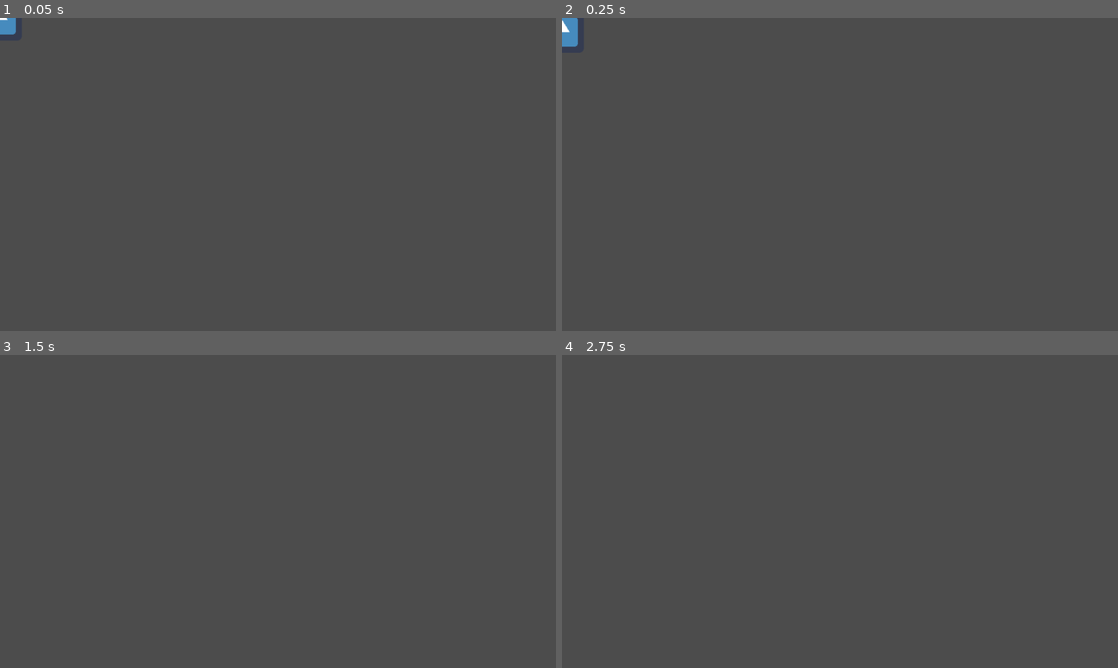
Above: before the commit, frames 1-4 (two rows, left to right).
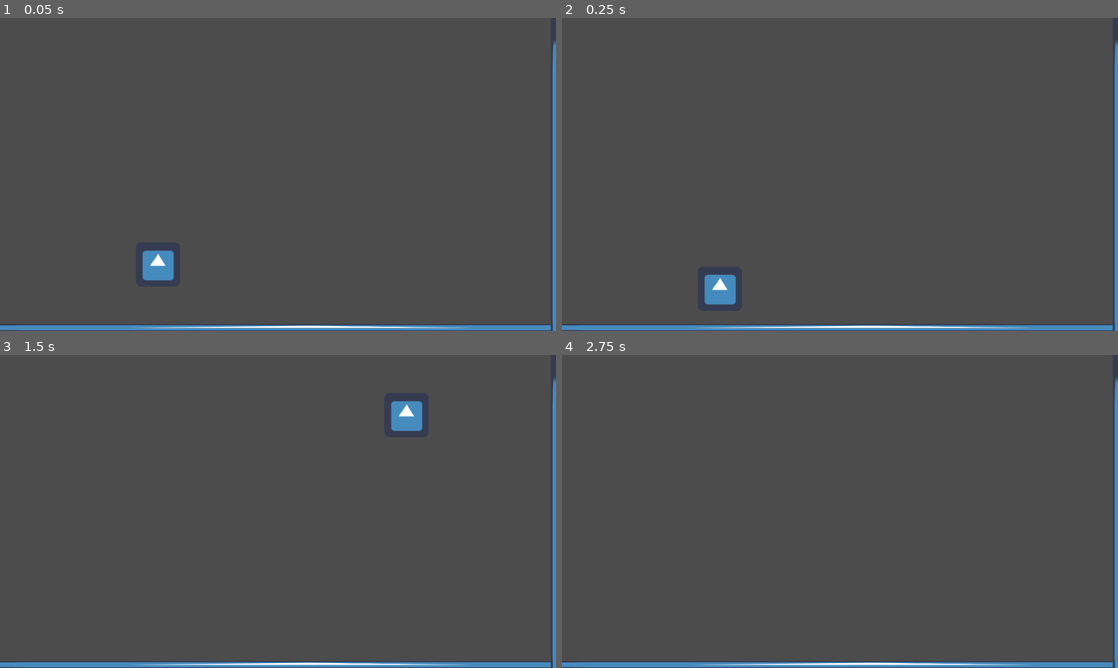
Above: after the commit, the same moments.

Repository: Hexanix/Flighter
Game: Godot game, scene res://Scenes/Main.tscn
Two runs of this game, one before a commit and one after it. Both use one fixed random seed, a clock stepped at 60 frames per second and the inputs below. The engine's default icon, where the game draws it, is replaced by a stand-in: a white triangle on a blue panel in a dark square.
Inputs:
- Up to frame 1 (0.05 s): no input
- Up to frame 2 (0.25 s): no input
- Up to frame 3 (1.5 s): hold Right (ui_right) 0.53-1.28 s; tap Space (dash) at 0.6 s; tap Z (wingflap) at 0.77, 0.8, 1.07, 1.35 s; hold Left (ui_left) from 1.28 s (still down)
- Up to frame 4 (2.75 s): tap Z (wingflap) at 1.52, 1.82, 2.3 s; tap Space (dash) at 1.55, 2.1 s; tap Enter at 2 s; release Left (ui_left) at 2.03 s; hold Right (ui_right) from 2.03 s (still down)

The runs differ from the first frame. In frame 1, 3.0% of the frame differs, in the area x 0-100%, y 0-100%; in frame 2, 3.1%; in frame 3, 2.9%; in frame 4, 2.3%.

Commit message:
Ground done
Movement on ground is good, as well as in the air.
Starting work on walls

Diff:
--- a/Scenes/Main.tscn
+++ b/Scenes/Main.tscn
@@ -1,8 +1,10 @@
-[gd_scene load_steps=5 format=2]
+[gd_scene load_steps=7 format=2]
 
 [ext_resource path="res://Scenes/VarNodes/GroupsNode.tscn" type="PackedScene" id=1]
 [ext_resource path="res://Scenes/Player.tscn" type="PackedScene" id=2]
 [ext_resource path="res://Scripts/Terrain/Ground.gd" type="Script" id=3]
+[ext_resource path="res://icon.png" type="Texture" id=4]
+[ext_resource path="res://Scripts/Terrain/Wall.gd" type="Script" id=5]
 
 [sub_resource type="RectangleShape2D" id=1]
 extents = Vector2( 611.408, 10 )
@@ -16,16 +18,32 @@
 [node name="Groups" parent="World/VarNodes" instance=ExtResource( 1 )]
 
 [node name="playerNode" parent="World" instance=ExtResource( 2 )]
-position = Vector2( 87.5, 252.5 )
+position = Vector2( 454.196, 705.049 )
 scale = Vector2( 1.98438, 1.98438 )
 
 [node name="Floor" type="StaticBody2D" parent="World"]
-position = Vector2( 849.796, 826.5 )
+position = Vector2( 855.453, 888.725 )
 scale = Vector2( 2.24363, 1.17188 )
 script = ExtResource( 3 )
 
 [node name="CollisionShape2D" type="CollisionShape2D" parent="World/Floor"]
 shape = SubResource( 1 )
-__meta__ = {
-"_edit_lock_": true
-}
+
+[node name="Sprite" type="Sprite" parent="World/Floor"]
+position = Vector2( 5.04248, 1.20668 )
+scale = Vector2( 19.1218, 0.283467 )
+texture = ExtResource( 4 )
+
+[node name="Wall" type="StaticBody2D" parent="World"]
+position = Vector2( 1599.85, 615.672 )
+rotation = 1.57079
+scale = Vector2( 2.24363, 1.17188 )
+script = ExtResource( 5 )
+
+[node name="CollisionShape2D" type="CollisionShape2D" parent="World/Wall"]
+shape = SubResource( 1 )
+
+[node name="Sprite" type="Sprite" parent="World/Wall"]
+position = Vector2( -53.5776, -3.61968 )
+scale = Vector2( 8.58358, 0.509759 )
+texture = ExtResource( 4 )
--- a/Scenes/Player.tscn
+++ b/Scenes/Player.tscn
@@ -1,6 +1,5 @@
-[gd_scene load_steps=5 format=2]
+[gd_scene load_steps=4 format=2]
 
-[ext_resource path="res://Scripts/Player.gd" type="Script" id=1]
 [ext_resource path="res://icon.png" type="Texture" id=2]
 [ext_resource path="res://Scripts/PlayerBody.gd" type="Script" id=3]
 
@@ -8,13 +7,12 @@
 extents = Vector2( 30, 10 )
 
 [node name="playerNode" type="Node2D"]
-script = ExtResource( 1 )
-
-[node name="Sprite" type="Sprite" parent="."]
-texture = ExtResource( 2 )
 
 [node name="RigidBody2D" type="KinematicBody2D" parent="."]
 script = ExtResource( 3 )
+
+[node name="Sprite" type="Sprite" parent="RigidBody2D"]
+texture = ExtResource( 2 )
 
 [node name="CollisionShape2D" type="CollisionShape2D" parent="RigidBody2D"]
 position = Vector2( 0, -2.05407e-05 )
--- a/Scenes/VarNodes/GroupsNode.tscn
+++ b/Scenes/VarNodes/GroupsNode.tscn
@@ -1,6 +1,7 @@
 [gd_scene load_steps=2 format=2]
 
-[ext_resource path="res://GroupsEnums.gd" type="Script" id=1]
+[ext_resource path="res://Scripts/Group/GroupsEnums.gd" type="Script" id=1]
+
 
 [node name="GroupsVarNode" type="Node"]
 
--- a/GroupsEnums.gd
+++ b/Scripts/Group/GroupsEnums.gd
@@ -3,9 +3,9 @@
 enum terrainGroups{
 	ground,
 	wall,
-	spikes,
 	ceiling
 }
+
 
 func getValue(var enumObj, var enumValue):
 	return enumObj.keys()[enumValue]
--- a/Scripts/Player.gd
+++ b/Scripts/Player.gd
@@ -11,5 +11,5 @@
 	pass
 
 func _process(delta):
-	position = nodePlayerBody.position
+
 	pass
--- a/Scripts/PlayerBody.gd
+++ b/Scripts/PlayerBody.gd
@@ -40,7 +40,6 @@
 	parry
 }
 
-
 var currentMoveState
 var currentActionState
 
@@ -109,6 +108,11 @@
 		if Input.is_action_just_pressed("wingflap"):
 				velocityToAdd.y = 0
 				velocityToAdd.y += flapPower
+	#WALL_CLING
+	elif currentMoveState == stateMovement.wall_cling:
+		if Input.is_action_just_pressed("wingflap"):
+			velocityToAdd.y += flapPower/2
+
 
 	pass
 
@@ -129,6 +133,7 @@
 	for i in range(get_slide_count()):
 		var currentCollider = get_slide_collision(i).get_collider()
 
+		#GROUND
 		if currentCollider.is_in_group("ground"):
 			velocity.y = 0
 
@@ -140,7 +145,12 @@
 				currentMoveState = stateMovement.moving_ground
 				return
 				pass
+
+		#WALL
 		elif currentCollider.is_in_group("wall"):
+			#Get wall's slipperiness
+			velocity.y = currentCollider.slipFactor
+
 			currentMoveState = stateMovement.wall_cling
 			return
 			pass
@@ -162,48 +172,6 @@
 
 #Dash slowdown handle
 func dash_handle():
-	pass
-
-#Includes:
-#	- Friction
-#	- Dash slowdown
-#	- Gravity
-func natural_forces_handle(moveState):
-	#Add Gravity. Number dividing represents how slowly gravity will stack.
-	velocity.y += gravity/7
-
-	#If correct state, check rubberband force
-	if moveState == stateMovement.moving_ground:
-		friction_handle()
-
-	elif moveState == stateMovement.dash:
-		dash_handle()
-		pass
-
-func _physics_process(delta):
-
-	#Input handler event
-	input_handle()
-
-	#State handler
-	state_handle()
-
-	#Handle rubberbanding of movement
-	natural_forces_handle(currentMoveState)
-
-	#Regulate velocity
-	velocity.x += velocityToAdd.x
-	velocity.y += velocityToAdd.y
-
-	#Have a separate velocity for dashing, which is added post-clamp
-	#and has a different rubberbanding force than normal movement
-	velocity.y = clamp(velocity.y, velocity_VerLimit.x, velocity_VerLimit.y)
-	velocity.x = clamp(velocity.x, velocity_HorLimit.x, velocity_HorLimit.y)
-
-
-
-	#TODO: Make this pretty
-	#Add the dash to velocity
 	velocity += velocityDash
 
 	#Dash downwind
@@ -217,6 +185,43 @@
 			velocityToAdd.x  = 0
 	pass
 
+#Includes:
+#	- Friction
+#	- Dash slowdown - NOT WORKING IN THIS FUNCTION
+#	- Gravity
+func natural_forces_handle(moveState):
+	#Add Gravity. Number dividing represents how slowly gravity will stack.
+	velocity.y += gravity/7
+
+	#If correct state, check rubberband force
+	if moveState == stateMovement.moving_ground:
+		friction_handle()
+
+	pass
+
+func _physics_process(delta):
+
+	#Input handler event
+	input_handle()
+
+	#State handler
+	state_handle()
+
+	#Handle rubberbanding of movement
+	natural_forces_handle(currentMoveState)
+
+	#Regulate velocity
+	velocity.x += velocityToAdd.x
+	velocity.y += velocityToAdd.y
+
+	#Have a separate velocity for dashing, which is added post-clamp
+	#and has a different rubberbanding force than normal movement
+	velocity.y = clamp(velocity.y, velocity_VerLimit.x, velocity_VerLimit.y)
+	velocity.x = clamp(velocity.x, velocity_HorLimit.x, velocity_HorLimit.y)
+
+	#Dash Handling happens here for now.
+	dash_handle()
+
 	#Move
 	move_and_slide(velocity*delta)
 
--- a/Scripts/Terrain/Ground.gd
+++ b/Scripts/Terrain/Ground.gd
@@ -13,6 +13,7 @@
 
 func _ready():
 	varNode = get_node("../VarNodes/Groups")
+
 	group_adding()
 
 	pass
--- /dev/null
+++ b/Scripts/Terrain/Wall.gd
@@ -0,0 +1,27 @@
+extends StaticBody2D
+
+#nodes for varNodes
+var varNode_Group
+
+#Terrain-specific variables
+export var slipFactor = 0
+
+
+func group_adding(var varNode):
+	#Wall
+	add_to_group(varNode.getValue(
+	varNode.fromTerrainGroups(),
+	varNode.fromTerrainGroups().wall))
+	pass
+
+func _ready():
+	#get varNodes
+	varNode_Group = get_node("../VarNodes/Groups")
+
+	#Add to groups
+	group_adding(varNode_Group)
+	pass
+
+func _process(delta):
+
+	pass
--- /dev/null
+++ b/TerrainNode.gd
@@ -0,0 +1,7 @@
+extends Node
+
+
+
+# Called when the node enters the scene tree for the first time.
+func _ready():
+	pass # Replace with function body.
